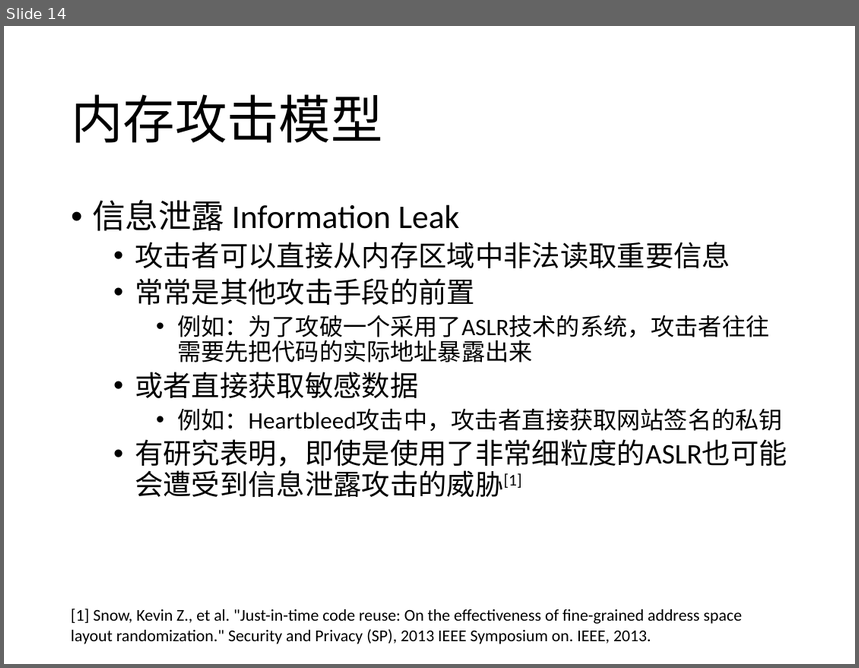
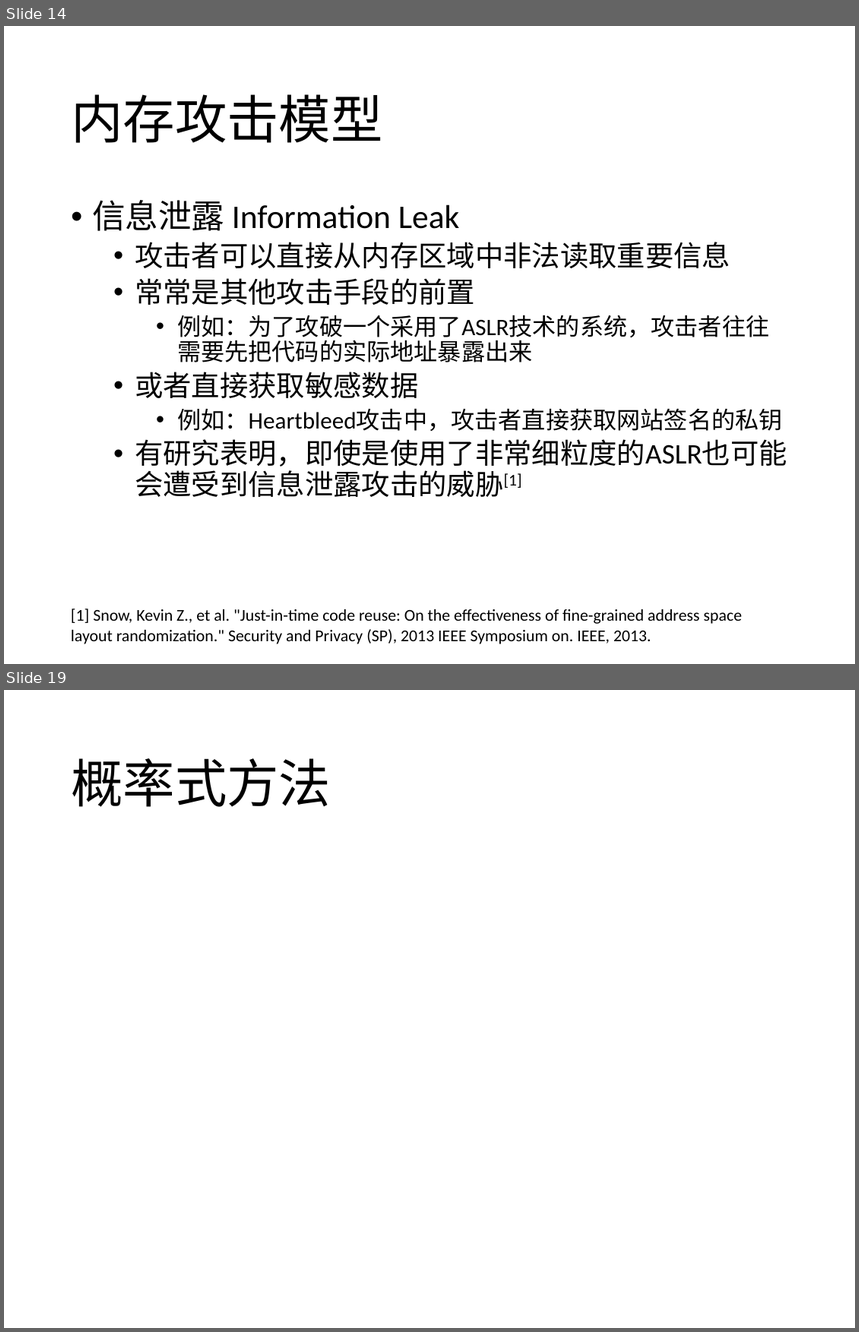
Before and after one commit to CodeATA/Docs, a slide deck: 内存安全报告.pptx. Shown one above the other, each under a label of ours: slide 14 before the commit, slides 14 and 19 after it; the slides between them are not shown. The pictures are 859x668 and 859x1332 pixels, drawn with LibreOffice and Linux fonts; fonts in the diff are those of the drawing; grey boxes stand for pictures. Boxes give left, top, right and bottom in pixels: in the first picture for what was removed or moved away, otherwise in the second. Text is boxed around its words. In the diff, an @@ line names an element or a change of style, - is before the commit and + after.

```diff
--- a/内存安全报告.pptx
+++ b/内存安全报告.pptx
@@ slide 19 added at box(4, 690, 855, 1328), background #FFFFFF @@
@@ title added at box(71, 758, 331, 807), 44 pt, text #000000 @@
+概率式方法
```
Also in this commit, not shown: 1 slide changed, 7 other slides added.
